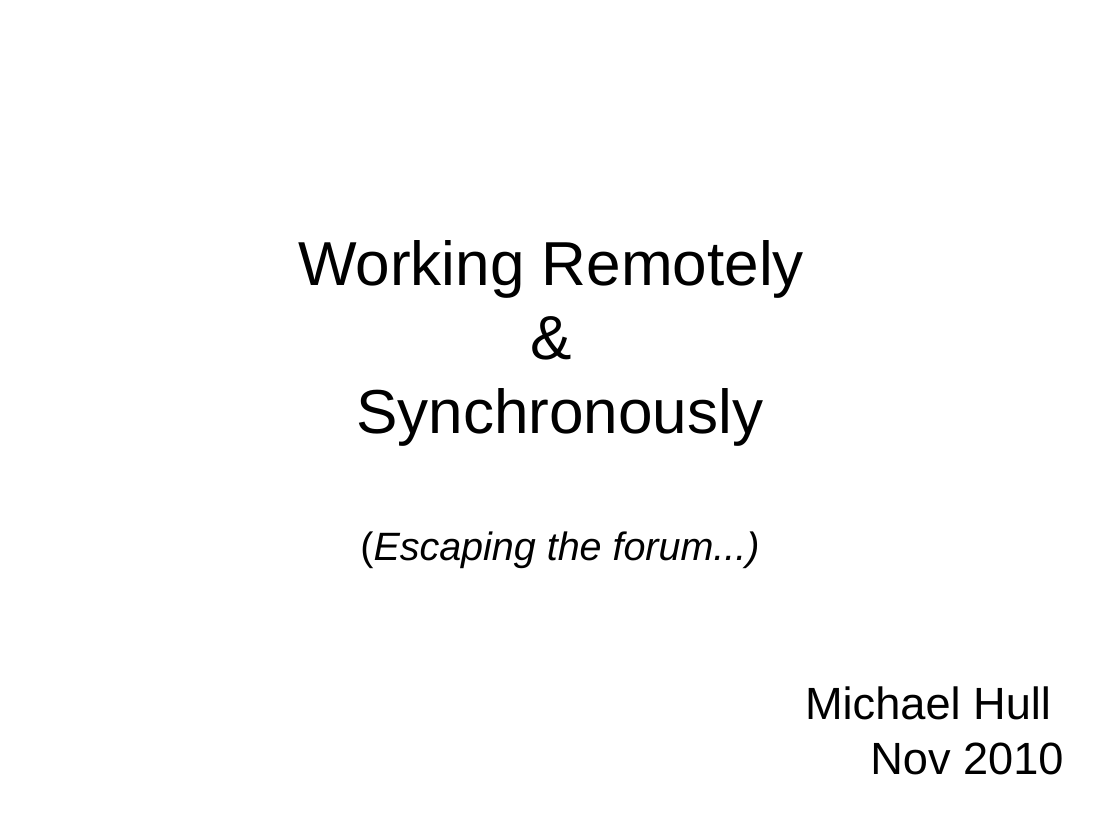
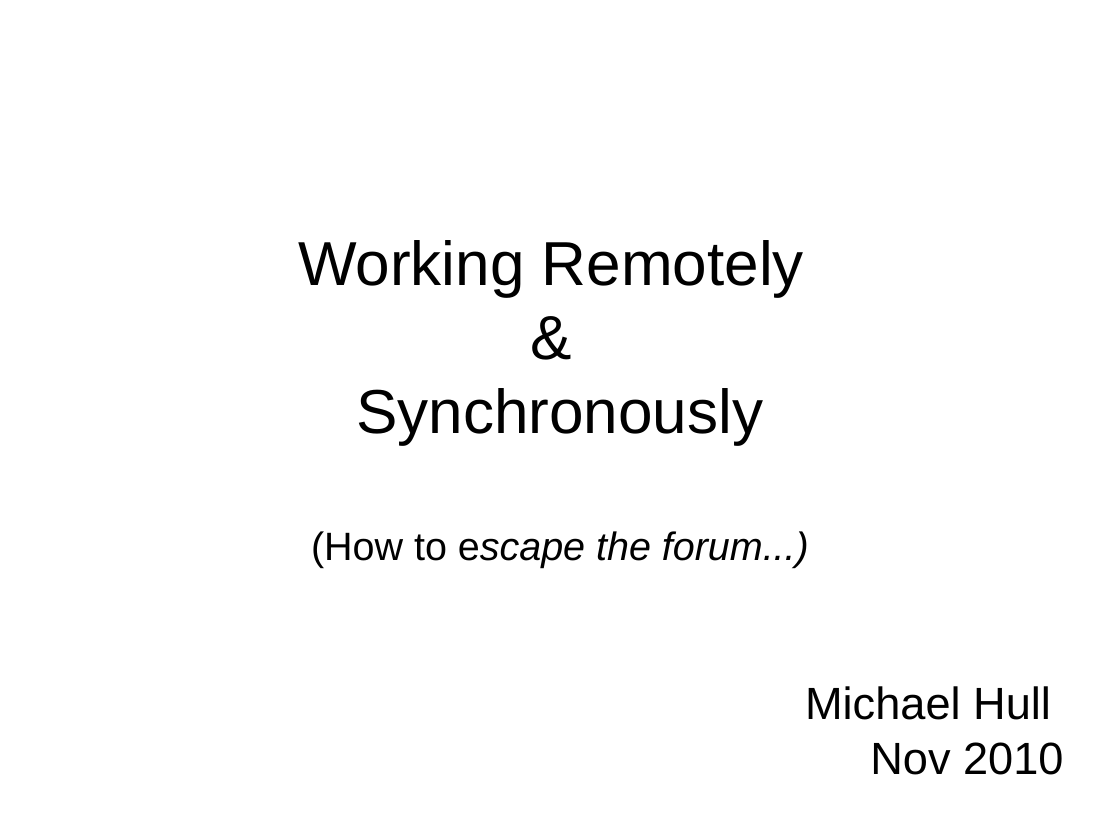
Before and after one commit to mikehulluk/IntroductionToResearchComputing, a slide deck: slide 1 of Wk2/WorkingRemotelyAndSynchronously.odp. Drawn at 1120x840 pixels with LibreOffice and Linux fonts; fonts in the diff are those of the drawing. Boxes give left, top, right and bottom in pixels: in the first picture for what was removed or moved away, otherwise in the second. Text is boxed around its words. In the diff, an @@ line names an element or a change of style, - is before the commit and + after.

```diff
--- a/Wk2/WorkingRemotelyAndSynchronously.odp
+++ b/Wk2/WorkingRemotelyAndSynchronously.odp
@@ title at (298,240,809,568): text changed @@
-Working Remotely
-&
-Synchronously
-(Escaping the forum...)
+Working Remotely
+&
+Synchronously
+(How to escape the forum...)
```
Also in this commit, not shown: 1 other slide changed.
